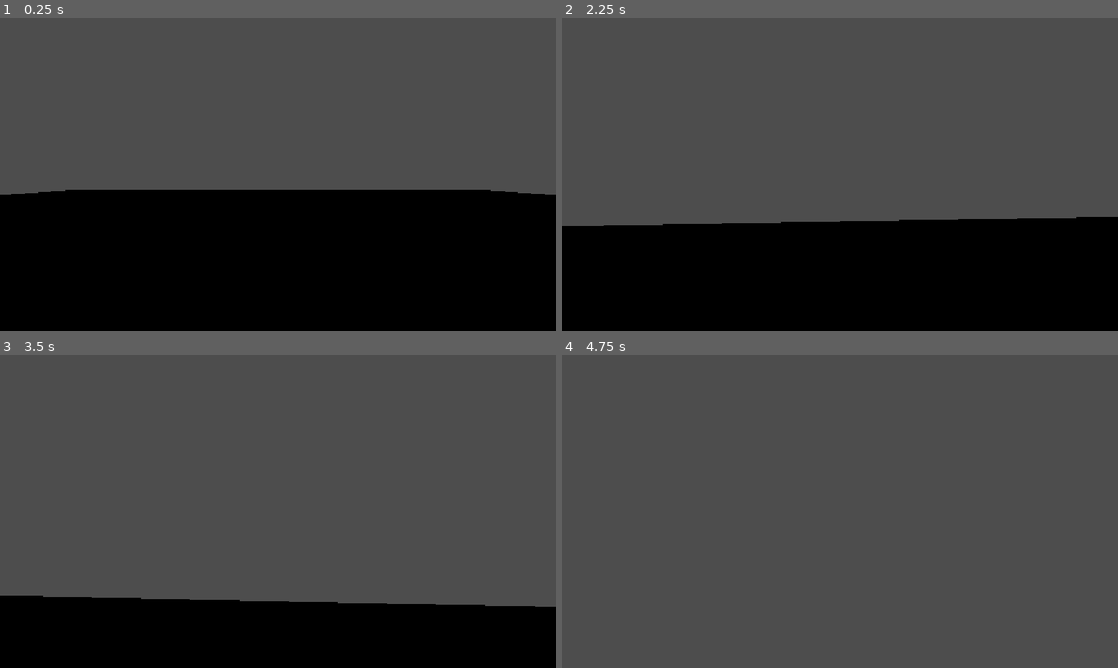
Above: before the commit, frames 1-4 (two rows, left to right).
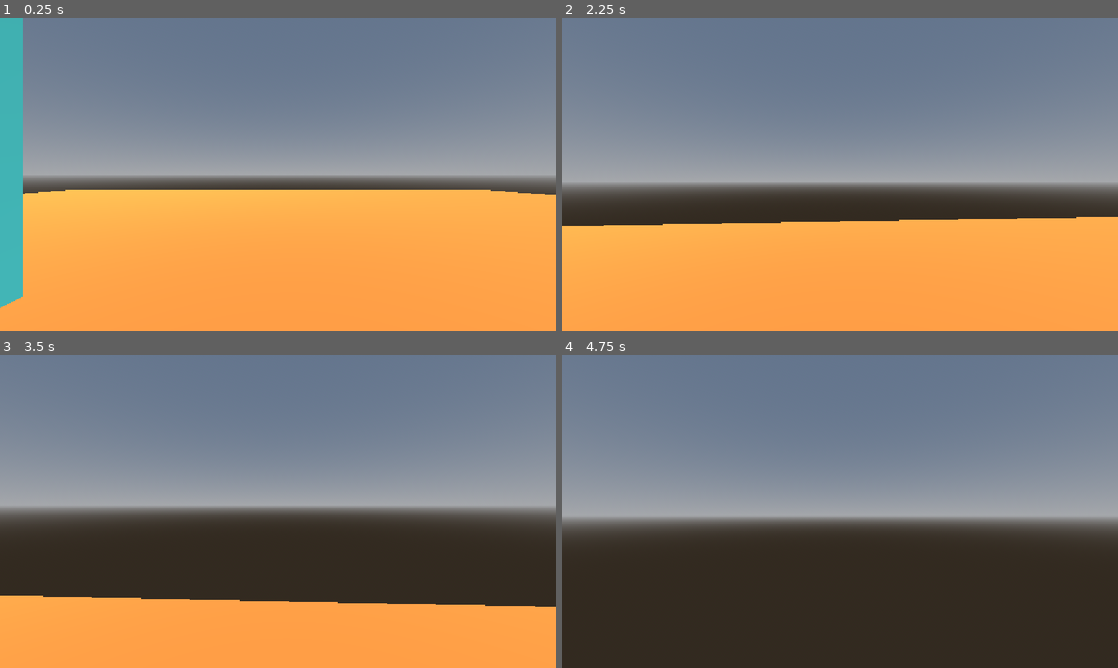
Above: after the commit, the same moments.

Repository: Jakobsen123/godot-multiplayer
Game: Godot game, scene res://Scenes/test_area.tscn
Two runs of this game, one before a commit and one after it. Both use one fixed random seed, a clock stepped at 60 frames per second and the inputs below.
Inputs (mouse positions are in pixels of both pictures, inside the frame that each line leads up to):
- Up to frame 1 (0.25 s): no input
- Up to frame 2 (2.25 s): tap Enter (ui_accept) at 0.5, 0.77, 1.52 s; move the mouse to (867, 174) at 0.52 s; hold W (moveForward) from 0.53 s (still down); move the mouse to (812, 174) at 1.27 s; move the mouse to (851, 168) at 2.02 s
- Up to frame 3 (3.5 s): keep holding W (moveForward); move the mouse to (272, 517) at 2.77 s; tap Enter (ui_accept) at 3.02 s
- Up to frame 4 (4.75 s): keep holding W (moveForward); move the mouse to (878, 514) at 3.52 s; tap Enter (ui_accept) at 3.77, 4.52 s; move the mouse to (795, 508) at 4.27 s

The runs differ from the first frame. In frame 1, 97% of the frame differs, in the area x 0-100%, y 0-100%; in frame 2, 97%; in frame 3, 97%; in frame 4, 97%.

Commit message:
endret window size og lagde en box

Diff:
--- a/godot-mutliplayer/Scenes/test_area.tscn
+++ b/godot-mutliplayer/Scenes/test_area.tscn
@@ -8,6 +8,20 @@
 [sub_resource type="PlaneMesh" id="PlaneMesh_e72e0"]
 
 [sub_resource type="WorldBoundaryShape3D" id="WorldBoundaryShape3D_e72e0"]
+
+[sub_resource type="StandardMaterial3D" id="StandardMaterial3D_nf5et"]
+albedo_color = Color(0.35686275, 1, 1, 1)
+
+[sub_resource type="BoxMesh" id="BoxMesh_e72e0"]
+
+[sub_resource type="ProceduralSkyMaterial" id="ProceduralSkyMaterial_nf5et"]
+
+[sub_resource type="Sky" id="Sky_qt3lr"]
+sky_material = SubResource("ProceduralSkyMaterial_nf5et")
+
+[sub_resource type="Environment" id="Environment_e72e0"]
+background_mode = 2
+sky = SubResource("Sky_qt3lr")
 
 [node name="TestArea" type="Node3D" unique_id=644057017]
 
@@ -23,3 +37,14 @@
 
 [node name="Player" parent="." unique_id=1917613820 instance=ExtResource("1_gv3r5")]
 transform = Transform3D(1, 0, 0, 0, 1, 0, 0, 0, 1, 0, 1.0997342, 0)
+
+[node name="MeshInstance3D" type="MeshInstance3D" parent="." unique_id=563056144]
+transform = Transform3D(5, 0, 0, 0, 5, 0, 0, 0, 5, -5.630133, 2.051271, 0)
+material_override = SubResource("StandardMaterial3D_nf5et")
+mesh = SubResource("BoxMesh_e72e0")
+
+[node name="WorldEnvironment" type="WorldEnvironment" parent="." unique_id=801110656]
+environment = SubResource("Environment_e72e0")
+
+[node name="DirectionalLight3D" type="DirectionalLight3D" parent="WorldEnvironment" unique_id=1391094088]
+transform = Transform3D(0.5773847, -0.7571722, 0.3054785, 0.1706606, 0.4778006, 0.8617317, -0.7984371, -0.44541752, 0.4050942, 0, 3.2150064, 0)
--- a/godot-mutliplayer/project.godot
+++ b/godot-mutliplayer/project.godot
@@ -16,6 +16,7 @@
 
 [display]
 
+window/size/mode=2
 window/stretch/mode="canvas_items"
 window/stretch/aspect="expand"
 
